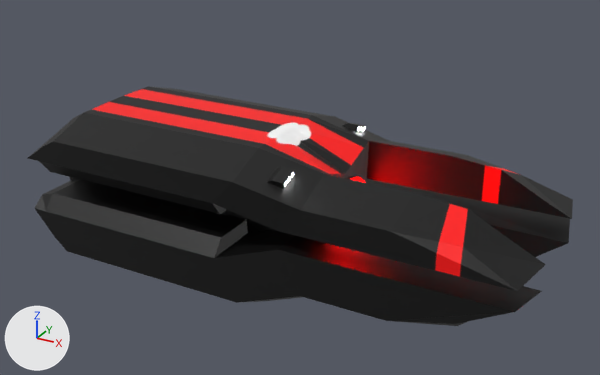
The Blender file assets/meshes/demon/DemonBot.blend: old version first, new version second.
Both versions are drawn from a 50 mm camera at (0.559, -0.848, 0.452) aimed at (0.093, 0.0, 0.028). The lights are fixed; the arrows at lower left show +X, +Y and +Z. The older version comes first.

Names of what the first picture shows: 'BodyMainLower', 'BodyMainUpper', 'CenterLight', 'ShoulderObject', 'ShoulderObject.Lights'.
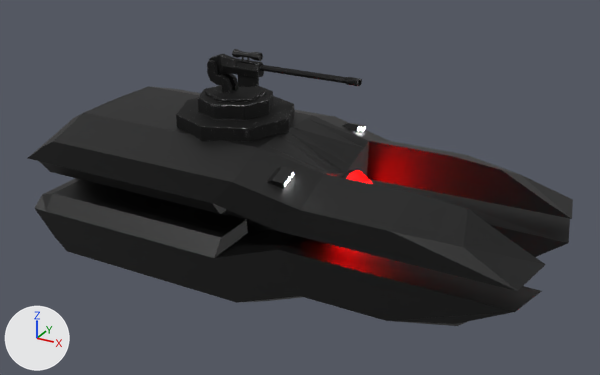
Location of each change, [x1, y1, x2, y2] in pixels of the pictures (600 x 375 px):
'BodyMainUpper', surface changed
    both: [67, 86, 520, 279]
'base', added
    after: [176, 86, 294, 141]
'sniper_body', added
    after: [209, 54, 264, 87]
'sniper_base', added
    after: [205, 85, 266, 102]
'sniper_barrel', added
    after: [260, 65, 362, 86]
'CenterLight', reshaped (mostly hidden)
    before: [70, 176, 366, 233]
    after: [221, 170, 373, 233]
'sniper_arm', added
    after: [207, 60, 238, 93]
'sniper_scope', added
    after: [232, 49, 263, 61]

Diff of the bpy script that builds the scene:
```diff
--- a/assets/meshes/demon/DemonBot.blend.py
+++ b/assets/meshes/demon/DemonBot.blend.py
@@ mat_bodymainbaseupper @@
 n0 = _N.new('ShaderNodeBsdfPrincipled'); n0.name = 'Principled BSDF'
+n0.inputs[0].default_value = (0.0, 0.0, 0.0, 1.0)  # 'Base Color', black #000000
 n1 = _N.new('ShaderNodeOutputMaterial'); n1.name = 'Material Output'
-n2 = _N.new('ShaderNodeTexImage'); n2.name = 'Image Texture'
-n2.image = img_mainbodybasecolor
-n3 = _N.new('ShaderNodeMapping'); n3.name = 'Mapping'
-n4 = _N.new('ShaderNodeTexCoord'); n4.name = 'Texture Coordinate'
 _L.new(n0.outputs[0], n1.inputs[0])  # 'BSDF' to 'Surface'
-_L.new(n2.outputs[0], n0.inputs[0])  # 'Color' to 'Base Color'
-_L.new(n3.outputs[0], n2.inputs[0])  # 'Vector' to 'Vector'
-_L.new(n4.outputs[2], n3.inputs[0])  # 'UV' to 'Vector'
@@ mat_sniper @@
+mat_sniper = bpy.data.materials.new('sniper')
+# uses the picture img_td_sniper_base_color_jpg
+# uses the picture img_td_sniper_height_jpg
+# uses the picture img_td_sniper_metallic_jpg
+# uses the picture img_td_sniper_normal_jpg
+# uses the picture img_td_sniper_roughness_jpg
@@ me_cylinder @@
 # used by ob_centerlight; parent = ob_botdemon; location = (0.123, 0.000113, -0.00443); rotation_euler = (0.0, 1.571, 0.0), in degrees (0, 90, 0); scale = (0.0573, 0.0573, 0.0812)
-me_cylinder.from_pydata(...)  # 224 vertices, 194 faces; spans x -1.0..1.0, y -1.0..1.0, z -4.69..0.73
+me_cylinder.from_pydata(...)  # 416 vertices, 386 faces; spans x -1.17..1.0, y -1.0..1.0, z -4.66..0.71
+# me_cylinder part 1: 224 vertices removed from x -1.0..1.0, y -1.0..1.0, z -4.69..0.73; 416 vertices added at x -1.17..1.0, y -1.0..1.0, z -4.66..0.71
 me_cylinder.materials.append(mat_base)
@@ ob_sniper_scope @@
+ob_sniper_scope = bpy.data.objects.new('sniper_scope', me_cylinder_015)  # 120 vertices, 110 faces; spans x -0.07..0.099, y -0.07..0.07, z -0.25..0.25; modifiers BEVEL
+ob_sniper_scope.parent = ob_sniper_turret_moving_part
+ob_sniper_scope.location = (0.0191, 0.0, 0.19)
+ob_sniper_scope.rotation_euler = (0.0, 1.571, 0.0)  # degrees (0, 90, 0)
+ob_sniper_scope.scale = (0.0769, 0.0769, 0.0769)
@@ ob_sniper_turret_moving_part @@
+ob_sniper_turret_moving_part = bpy.data.objects.new('sniper turret moving part', None)
+ob_sniper_turret_moving_part.parent = ob_sniper_turret
+ob_sniper_turret_moving_part.location = (0.0, 0.0, 0.0)
@@ ob_sniper_turret @@
+ob_sniper_turret = bpy.data.objects.new('sniper turret', None)
+ob_sniper_turret.parent = ob_botdemon
+ob_sniper_turret.location = (0.0, 0.0, 0.0985)
+ob_sniper_turret.scale = (0.0769, 0.0769, 0.0769)
@@ ob_sniper_body @@
+ob_sniper_body = bpy.data.objects.new('sniper_body', me_cylinder_014)  # 46 vertices, 43 faces; spans x -0.165..0.34, y -0.1..0.1, z -0.5..0.5; modifiers BEVEL
+ob_sniper_body.parent = ob_sniper_turret_moving_part
+ob_sniper_body.location = (0.0, 0.0, 0.174)
+ob_sniper_body.rotation_euler = (0.0, 1.571, 0.0)  # degrees (0, 90, 0)
+ob_sniper_body.scale = (0.0769, 0.0769, 0.0769)
@@ ob_sniper_base @@
+ob_sniper_base = bpy.data.objects.new('sniper_base', me_cylinder_017)  # a 6-sided cylinder along z spanning x -0.433..0.433, y -0.5..0.5, z -0.025..0.025; modifiers BEVEL
+ob_sniper_base.parent = ob_sniper_turret_moving_part
+ob_sniper_base.location = (0.0, 0.0, 0.139)
+ob_sniper_base.scale = (0.0769, 0.0769, 0.0769)
@@ ob_sniper_barrel @@
+ob_sniper_barrel = bpy.data.objects.new('sniper_barrel', me_cylinder_013)  # 56 vertices, 49 faces; spans x -0.06..0.06, y -0.08..0.08, z -1.0..1.0; modifiers BEVEL
+ob_sniper_barrel.parent = ob_sniper_turret_moving_part
+ob_sniper_barrel.location = (0.0946, 0.0, 0.177)
+ob_sniper_barrel.rotation_euler = (0.0, 1.571, 0.0)  # degrees (0, 90, 0)
+ob_sniper_barrel.scale = (0.0769, 0.0769, 0.0769)
@@ ob_sniper_arm @@
+ob_sniper_arm = bpy.data.objects.new('sniper_arm', me_cube)  # 108 vertices, 100 faces; spans x -0.077..0.351, y -0.224..0.038, z -0.378..0.141; modifiers BEVEL
+ob_sniper_arm.parent = ob_sniper_turret_moving_part
+ob_sniper_arm.location = (-0.0292, 0.00713, 0.168)
+ob_sniper_arm.scale = (0.0769, 0.0769, 0.0769)
@@ ob_base @@
+ob_base = bpy.data.objects.new('base', me_cylinder_012)  # 32 vertices, 26 faces; spans x -1.0..1.0, y -1.0..1.0, z 0.0..0.5; modifiers BEVEL
+ob_base.parent = ob_sniper_turret
+ob_base.location = (0.0, 0.0, 0.0)
```
